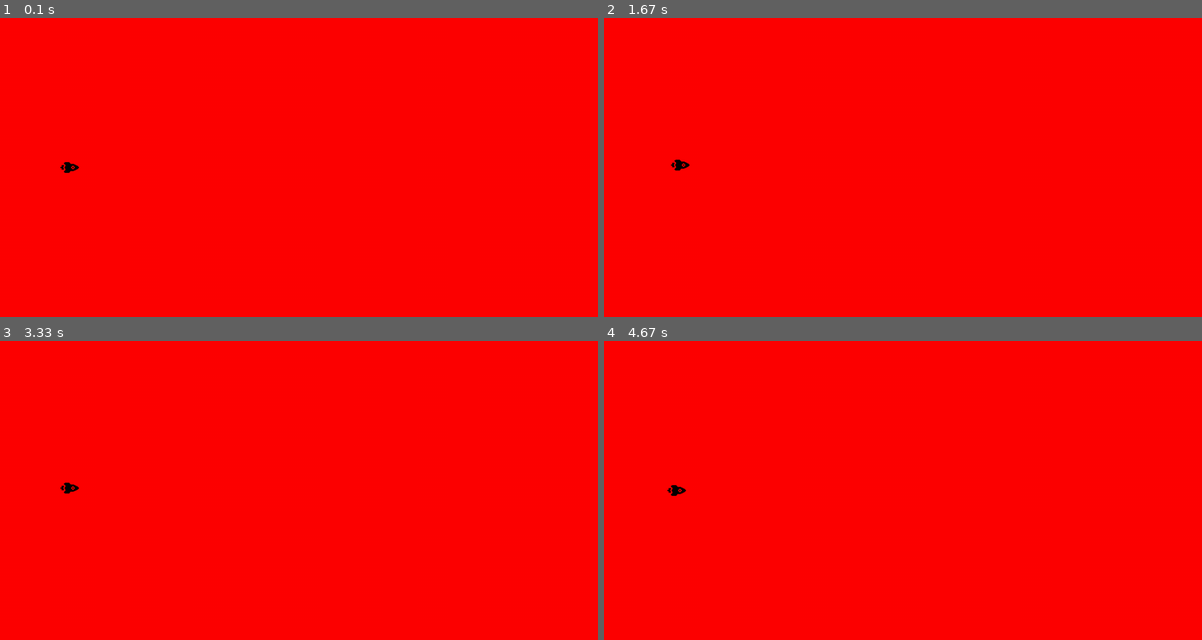
Above: before the commit, frames 1-4 (two rows, left to right).
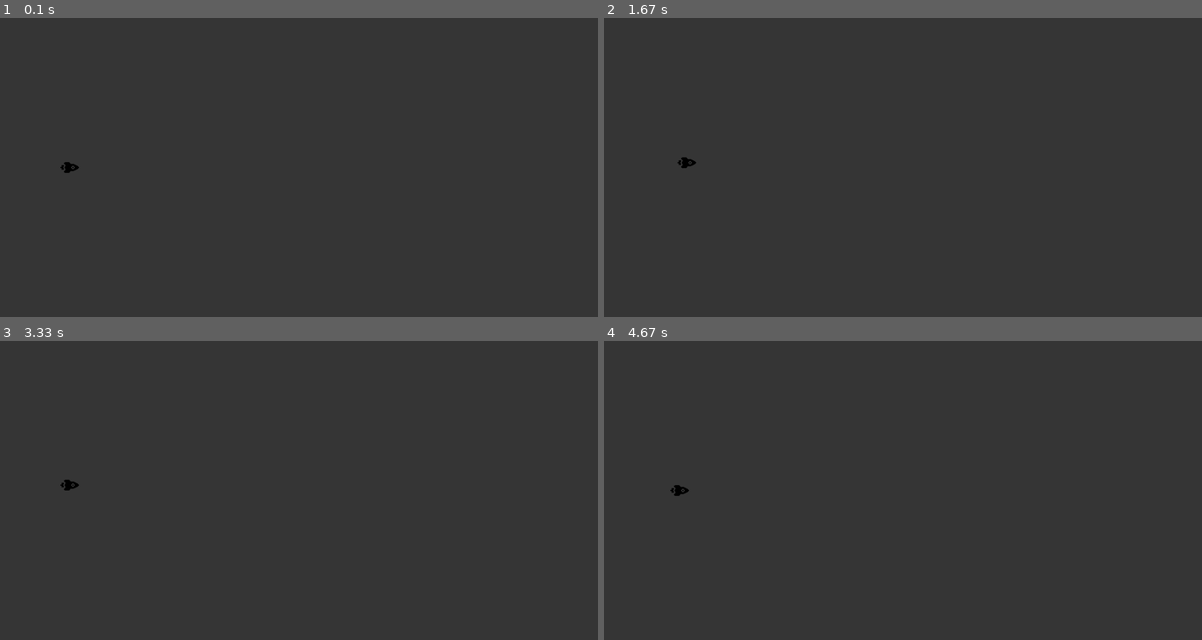
Above: after the commit, the same moments.

Repository: Rmdru/HR-pygame
Game: pygame game, started from main.py
Same seed, same stepped clock (60 frames per second), same inputs: the game is played once before the commit and once after it.
Inputs:
- Up to frame 1 (0.1 s): no input
- Up to frame 2 (1.67 s): hold D 0.33-0.8 s; hold W 0.83-1.13 s; hold D 1.17-1.63 s
- Up to frame 3 (3.33 s): hold A 1.67-2.2 s; hold S 2.23-2.53 s; hold A 2.57-2.97 s; hold W from 3 s (still down)
- Up to frame 4 (4.67 s): release W at 3.37 s; hold D 3.4-4.03 s; hold S 4.07-4.43 s; hold A from 4.47 s (still down)

The runs differ from the first frame. In frame 1, 100% of the frame differs, in the area x 0-100%, y 0-100%; in frame 2, 100%; in frame 3, 100%; in frame 4, 100%.

Commit message:
resized raket, kogel afbeelding toegevoegd, snelheid van raket aangepast achtergrond kleur aangepast

Diff:
--- a/main.py
+++ b/main.py
@@ -32,7 +32,7 @@
 while running:
 
     # RGB - Red/Green/Blue
-    screen.fill((255, 0, 0))
+    screen.fill((55, 55, 55))
 
     # Check events
     for event in pygame.event.get():
@@ -46,19 +46,19 @@
             print("A keystroke is pressed")
             # If a key, X decreases
             if event.key == pygame.K_a:
-                playerX_change = -0.2
+                playerX_change = -0.4
                 print("Key a is pressed")
             # If d key, X increases
             if event.key == pygame.K_d:
-                playerX_change = +0.2
+                playerX_change = +0.4
                 print("Key d is pressed")
             # If w key, Y decreases
             if event.key == pygame.K_w:
-                playerY_change = -0.2
+                playerY_change = -0.4
                 print("Key w is pressed")
             # If s key, Y increases
             if event.key == pygame.K_s:
-                playerY_change = +0.2
+                playerY_change = +0.4
                 print("Key s is pressed")
         # If keystroke is released, change speed to 0
         if event.type == pygame.KEYUP:
